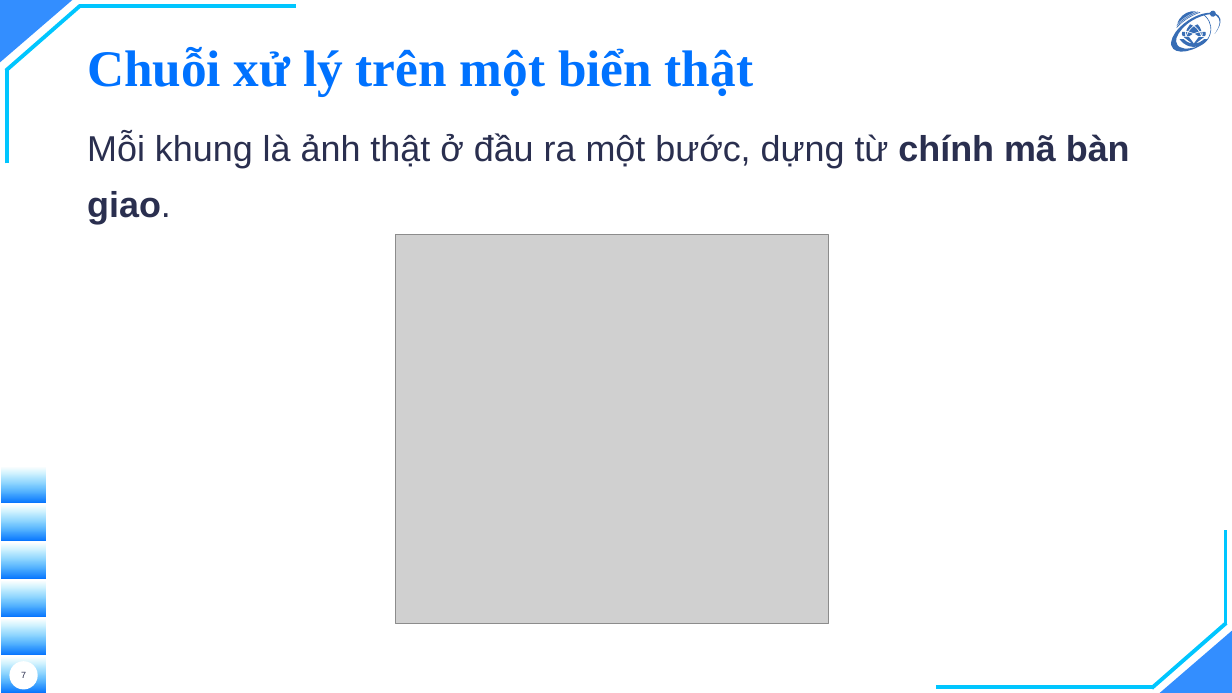
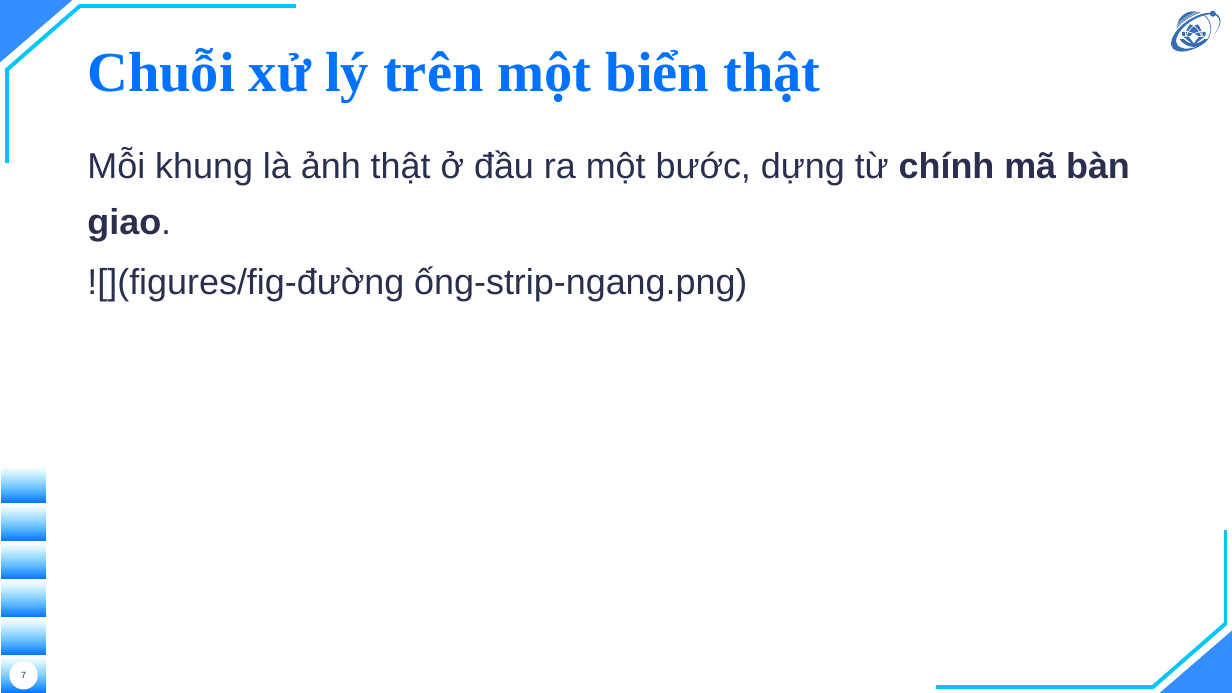
Before and after one commit to hieunguyen2604/alpr-do-an-mon-hoc, a slide deck: slide 7 of docs/slides/12-slides-mon-hoc.pptx. Drawn at 1232x693 pixels with LibreOffice and Linux fonts; fonts in the diff are those of the drawing; grey boxes stand for pictures; background and template pictures are left out. Boxes give left, top, right and bottom in pixels: in the first picture for what was removed or moved away, otherwise in the second. Text is boxed around its words. In the diff, an @@ line names an element or a change of style, - is before the commit and + after.

```diff
--- a/docs/slides/12-slides-mon-hoc.pptx
+++ b/docs/slides/12-slides-mon-hoc.pptx
@@ title "Chuỗi xử lý trên một ..." at (87,48,820,102): size 40 to 44 pt @@
@@ text "Mỗi khung là ảnh thật ...": place and size @@
-text "Mỗi khung là ảnh thật ..." at (87,133,1130,224)
+text "Mỗi khung là ảnh thật ..." at (87,150,1130,301)
@@ picture removed at (396,235,829,624) @@
@@ text at (87,266,747,301): paragraph added @@
+![](figures/fig-đường ống-strip-ngang.png)
```
Also in this commit, not shown: 6 other slides changed, 17 other files.
